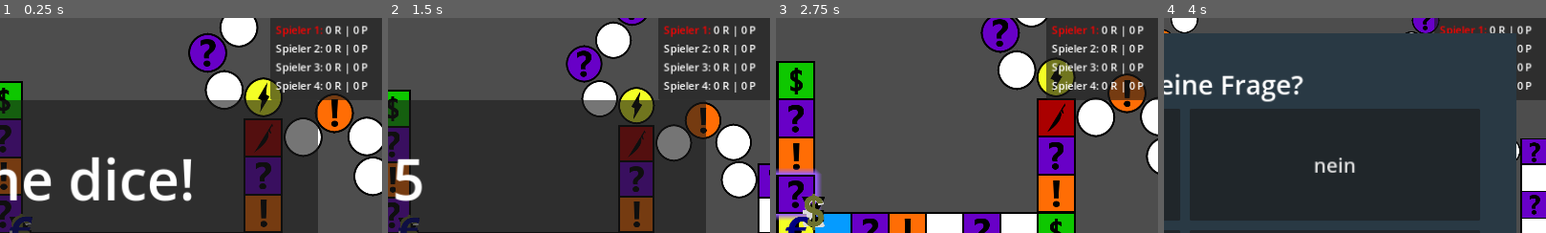
Above: before the commit, frames 1-4 (left to right).
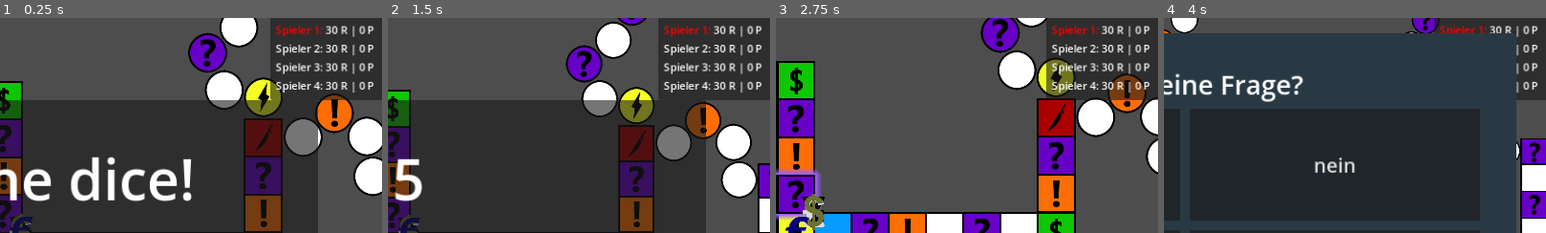
Above: after the commit, the same moments.

Repository: hfxbse/mparty
Game: Godot game, scene res://main/main.tscn
Two runs of this game, one before a commit and one after it. Both use one fixed random seed, a clock stepped at 60 frames per second and the inputs below.
Inputs (mouse positions are % of the whole screen's width and height, from its top left):
- Up to frame 1 (0.25 s): no input
- Up to frame 2 (1.5 s): click "ok" at 0.5 s; click (3, 95) at 1.25 s
- Up to frame 3 (2.75 s): click (3, 95) at 2 s
- Up to frame 4 (4 s): click (50, 59) at 2.75 s; click (3, 95) at 3.5 s
The pictures show only the part of the screen within x 47-97%, y 0-50%; the shares and areas given below are measured in that part.

The runs differ from the first frame. In frame 1, 1.4% of the frame differs, in the area x 85-98%, y 3-35%; in frame 2, 1.4%; in frame 3, 1.4%; in frame 4, 0.8%.

Commit message:
Fixed "riesen" setter

Diff:
--- a/main/main.gd
+++ b/main/main.gd
@@ -76,6 +76,8 @@
 
 		player.current_location = start
 		player.global_position = start.global_position
+		player.riesen = 30
+		player.patente = 0
 		player.update.connect(_on_update)
 		player.sprite.texture = sprites[i]
 		player.sprite.visibility_layer = 9
--- a/player/player.gd
+++ b/player/player.gd
@@ -14,8 +14,8 @@
 
 var riesen: int:
 	set(amount):
-		if patente != amount:
-			patente = amount
+		if riesen != amount:
+			riesen = amount
 			update.emit()
 
 
